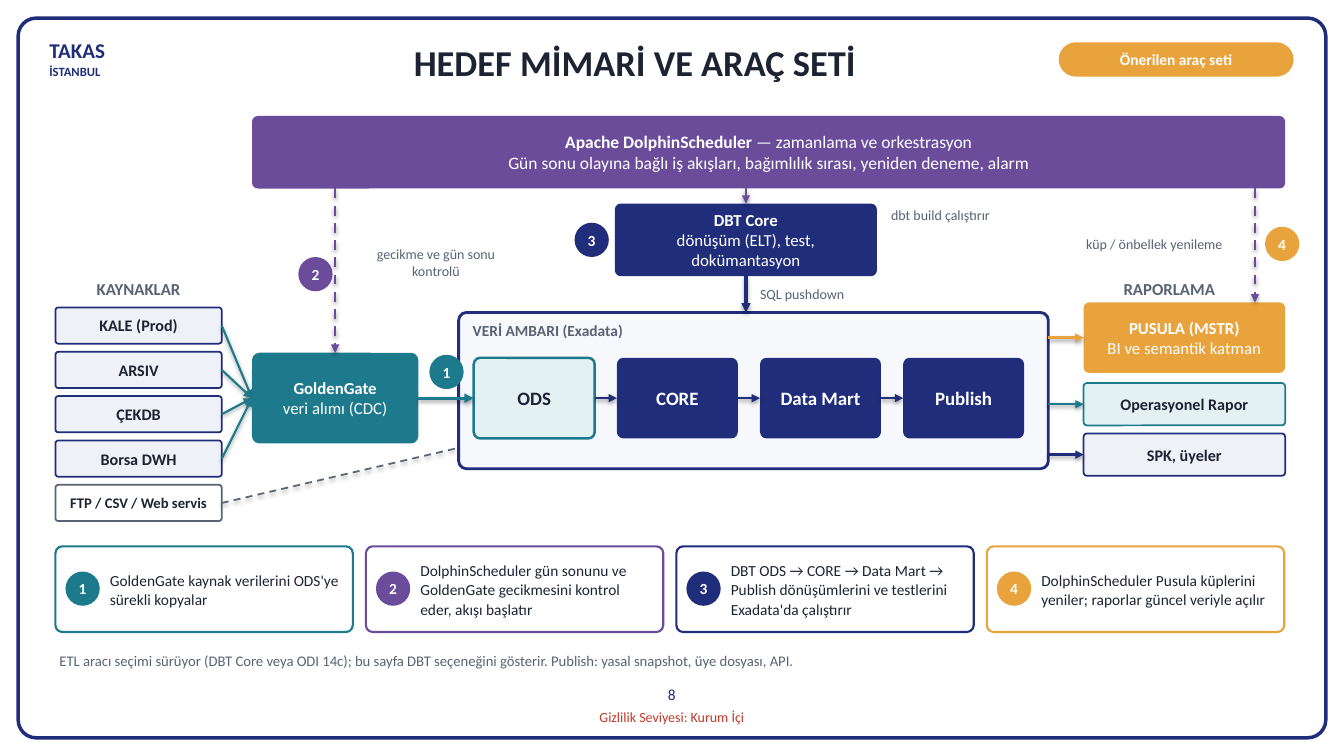
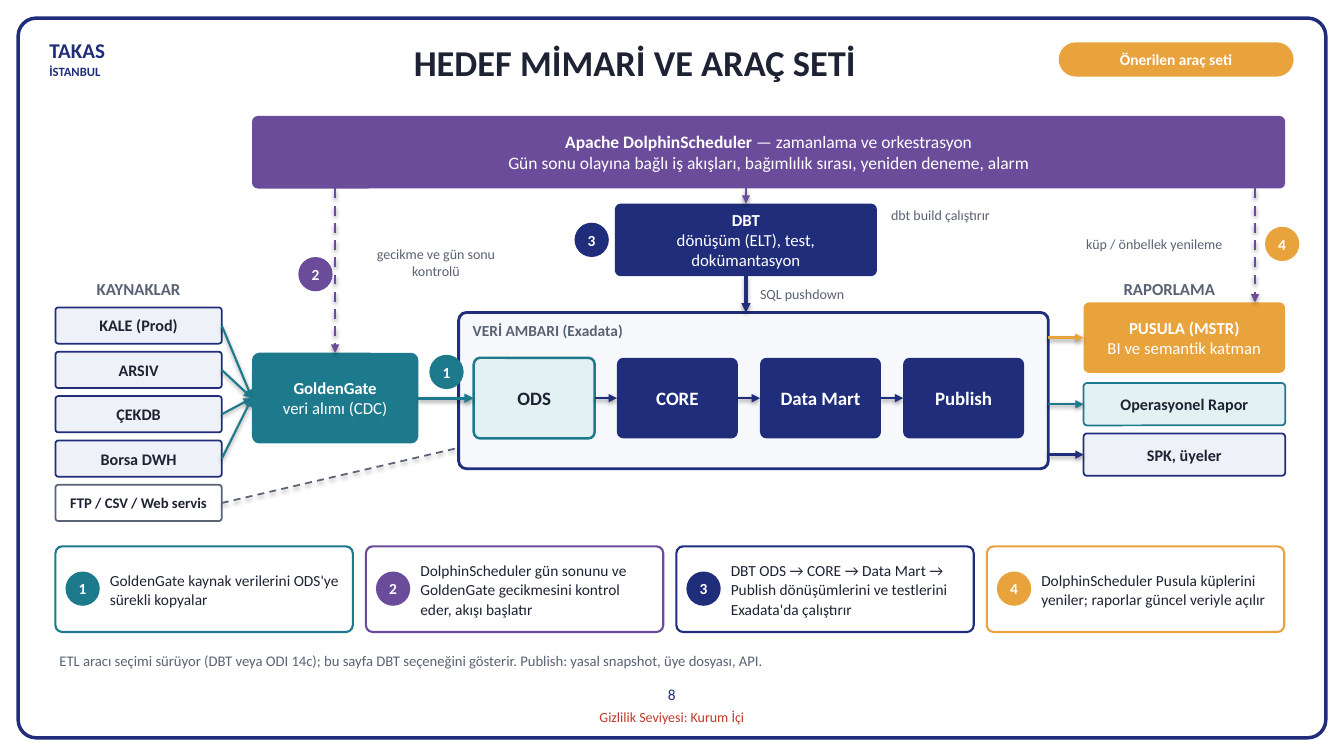
Before and after one commit to hanifidemirel0/Cursor-Projects, a slide deck: slide 8 of outputs/dwh-sunum-kasim-2026/5 - DWHSunum_Kasim2026.pptx. Drawn at 1344x756 pixels with LibreOffice and Linux fonts; fonts in the diff are those of the drawing. Boxes give left, top, right and bottom in pixels: in the first picture for what was removed or moved away, otherwise in the second. Text is boxed around its words. In the diff, an @@ line names an element or a change of style, - is before the commit and + after.

```diff
--- a/outputs/dwh-sunum-kasim-2026/5 - DWHSunum_Kasim2026.pptx
+++ b/outputs/dwh-sunum-kasim-2026/5 - DWHSunum_Kasim2026.pptx
@@ text in rounded rectangle at <box>732,215,760,226</box>: text changed @@
-DBT Core
+DBT
@@ text at <box>59,655,762,669</box>: text changed @@
-ETL aracı seçimi sürüyor (DBT Core veya ODI 14c); bu sayfa DBT seçeneğini gösterir. Publish: yasal snapshot, üye dosyası, API.
+ETL aracı seçimi sürüyor (DBT veya ODI 14c); bu sayfa DBT seçeneğini gösterir. Publish: yasal snapshot, üye dosyası, API.
```
Also in this commit, not shown: 6 other slides changed, 2 other files.
